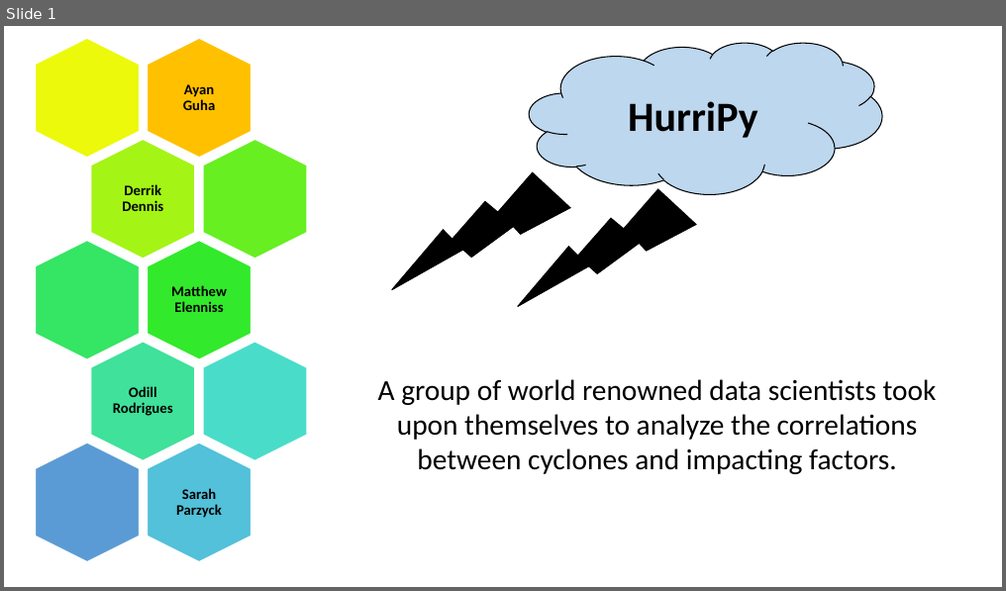
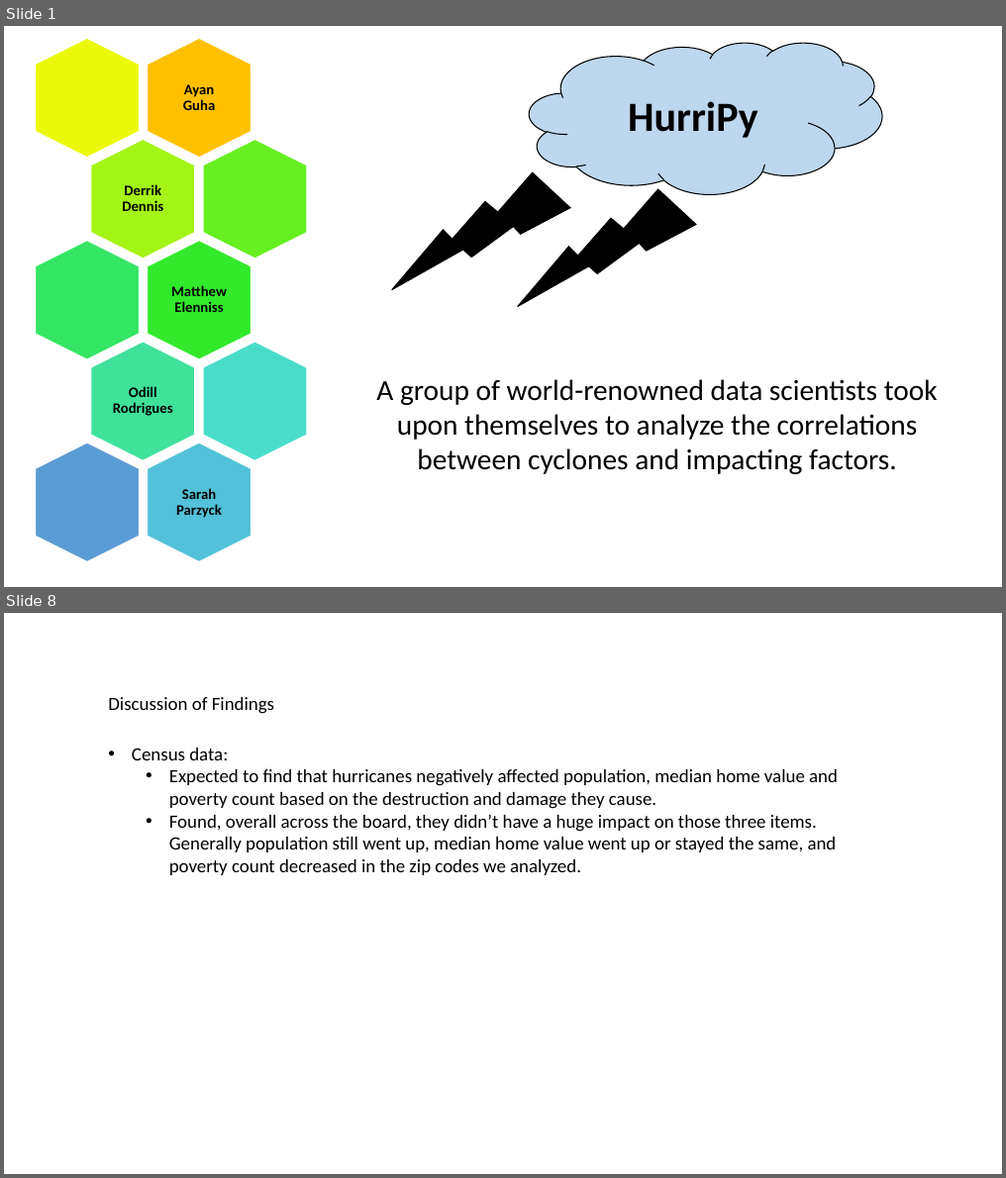
Before and after one commit to TheGreekGoddess/Project_1, a slide deck: HurriPy.pptx. Shown one above the other, each under a label of ours: slide 1 before the commit, slides 1 and 8 after it; the slides between them are not shown. The pictures are 1006x591 and 1006x1178 pixels, drawn with LibreOffice and Linux fonts; fonts in the diff are those of the drawing. Boxes give left, top, right and bottom in pixels: in the first picture for what was removed or moved away, otherwise in the second. Text is boxed around its words. In the diff, an @@ line names an element or a change of style, - is before the commit and + after.

```diff
--- a/HurriPy.pptx
+++ b/HurriPy.pptx
@@ slide 8 added at [4,613,1002,1174], background #FFFFFF @@
@@ text added at [108,697,274,714], 18 pt, text #000000 @@
+Discussion of Findings
@@ text added at [132,748,838,875], 18 pt, text #000000 @@
+• Census data:
+  • Expected to find that hurricanes negatively affected population, median home value and poverty count based on the destruction and damage they cause.
+  • Found, overall across the board, they didn’t have a huge impact on those three items. Generally population still went up, median home value went up or stayed the same, and poverty count decreased in the zip codes we analyzed.
@@ slide 1 changed as well @@
@@ text at [376,379,938,474]: text changed @@
-A group of world renowned data scientists took upon themselves to analyze the correlations between cyclones and impacting factors.
+A group of world-renowned data scientists took upon themselves to analyze the correlations between cyclones and impacting factors.
```
Also in this commit, not shown: 2 other slides changed, 6 other slides added.
